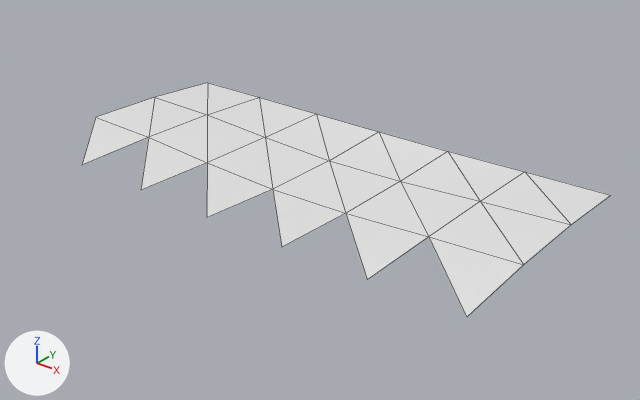
Renders of the OBJ model models/areas/thicket_risen/grass_-1_1.obj from each side of a commit.
The view is the same before and after, from a camera (50 mm lens) standing at (13.6, -46.5, 13.5) and looking at (-5.1, -23.0, -1.0). Arrows for +X, +Y and +Z are at lower left; the lights stay in place. The picture after the commit comes second. Mesh edges are drawn as thin lines. Where no turn or scale is listed for an object, it has been applied to the vertices. Vertices at exactly the same position are counted once.

Names of what the first picture shows: 'grass_-1_1'.
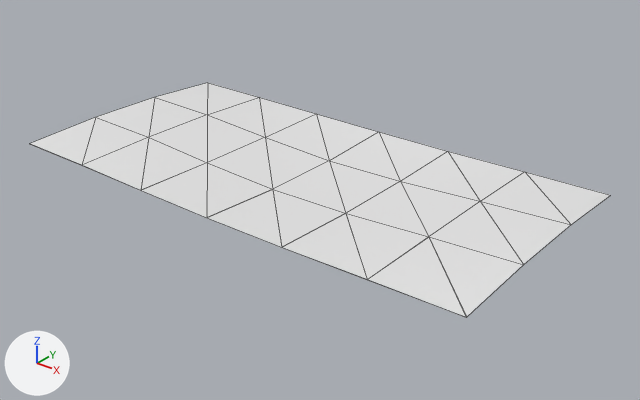
Where the change shows, as pixel boxes (x1, y1, x2, y2) in the pictures (640 x 400 px):
```json
{"object": "grass_-1_1", "change": "reshaped", "before": [82, 83, 610, 317], "after": [30, 83, 610, 317], "on screen": "10% wider"}
{"part": 1, "of": "me_grass__1_1", "change": "added", "after": [30, 117, 466, 317]}
```

Edits to the scene script, one JSON object a line:
```json
{"block": "me_grass__1_1", "where": "# used by ob_grass__1_1; location = (0.0, 0.0, 0.0)"}
{"block": "me_grass__1_1", "where": "# verts and faces of me_grass__1_1; kept vertices keep their numbers, new ones are numbered from 27"}
{"block": "me_grass__1_1", "where": "# before: 8 (-16.0, -24.7, 0.2) at pixel (95, 117), 9 (-12.7, -24.7, 0.1) at pixel (148, 137), 10 (-9.3, -24.7, -0.1) at pixel (207, 162), 11 (-6.0, -24.7, -0.2) at pixel (272, 189), 12 (-12.7, -28.0, 0.0) at pixel (81, 165)"}
{"block": "me_grass__1_1", "where": "# before: 13 (-9.3, -28.0, 0.0) at pixel (140, 190), 14 (-6.0, -28.0, -0.1) at pixel (206, 217), 21 (-2.7, -24.7, -0.2) at pixel (345, 213), 22 (0.7, -24.7, 0.0) at pixel (428, 236), 24 (-2.7, -28.0, -0.1) at pixel (281, 247)"}
{"block": "me_grass__1_1", "where": "# before: 25 (0.7, -28.0, 0.0) at pixel (367, 279), 26 (4.0, -28.0, 0.1) at pixel (466, 317)"}
{"op": "remove", "block": "me_grass__1_1", "code": "me_grass__1_1.from_pydata(...)  # 27 vertices, 30 faces; spans x -16.0..4.0, y -28.0..-18.0, z -0.2..0.2"}
{"op": "add", "block": "me_grass__1_1", "code": "me_grass__1_1.from_pydata(...)  # 46 vertices, 42 faces; spans x -16.0..4.0, y -28.0..-18.0, z -0.2..0.2"}
{"block": "me_grass__1_1", "change": "me_grass__1_1 part 1"}
{"op": "add", "block": "me_grass__1_1", "code": "verts[27] = (-9.3, -28.0, 0.0)  # pixel (140, 190)"}
{"op": "add", "block": "me_grass__1_1", "code": "verts[28] = (-6.0, -28.0, -0.1)  # pixel (206, 218)"}
{"op": "add", "block": "me_grass__1_1", "code": "verts[29] = (-2.7, -28.0, -0.1)  # pixel (281, 247)"}
{"op": "add", "block": "me_grass__1_1", "code": "for new, old in zip([30, 31, 32], [27, 28, 29]): verts[new] = verts[old] + (0.0, 3.3, -0.1)"}
{"op": "add", "block": "me_grass__1_1", "code": "verts[33] = (-16.0, -28.0, 0.1)  # pixel (29, 143)"}
{"op": "add", "block": "me_grass__1_1", "code": "verts[34] = (-16.0, -24.7, 0.2)  # pixel (95, 117)"}
{"op": "add", "block": "me_grass__1_1", "code": "verts[35] = (-12.7, -28.0, 0.0)  # pixel (81, 165)"}
{"op": "add", "block": "me_grass__1_1", "code": "verts[36] = (-16.0, -28.0, 0.1)  # pixel (29, 143)"}
{"op": "add", "block": "me_grass__1_1", "code": "verts[37] = (-12.7, -24.7, 0.1)  # pixel (148, 137)"}
{"op": "add", "block": "me_grass__1_1", "code": "verts[38] = (-9.3, -28.0, 0.0)  # pixel (140, 190)"}
{"op": "add", "block": "me_grass__1_1", "code": "verts[39] = (-12.7, -28.0, 0.0)  # pixel (81, 165)"}
{"op": "add", "block": "me_grass__1_1", "code": "verts[40] = (-6.0, -28.0, -0.1)  # pixel (206, 218)"}
{"op": "add", "block": "me_grass__1_1", "code": "verts[41] = (-2.7, -28.0, -0.1)  # pixel (281, 247)"}
{"op": "add", "block": "me_grass__1_1", "code": "verts[42] = (0.7, -28.0, 0.0)  # pixel (367, 279)"}
{"op": "add", "block": "me_grass__1_1", "code": "verts[43] = (0.7, -24.7, 0.0)  # pixel (428, 237)"}
{"op": "add", "block": "me_grass__1_1", "code": "verts[44] = (4.0, -28.0, 0.1)  # pixel (466, 317)"}
{"op": "add", "block": "me_grass__1_1", "code": "verts[45] = (0.7, -28.0, 0.0)  # pixel (367, 279)"}
{"op": "add", "block": "me_grass__1_1", "code": "faces += [(8, 33, 12), (9, 12, 13), (10, 13, 14), (11, 14, 24), (21, 24, 25), (22, 25, 26)]"}
{"op": "add", "block": "me_grass__1_1", "code": "faces += [(34, 35, 36), (37, 38, 39), (27, 30, 40), (28, 31, 41), (29, 32, 42), (43, 44, 45)]"}
```
